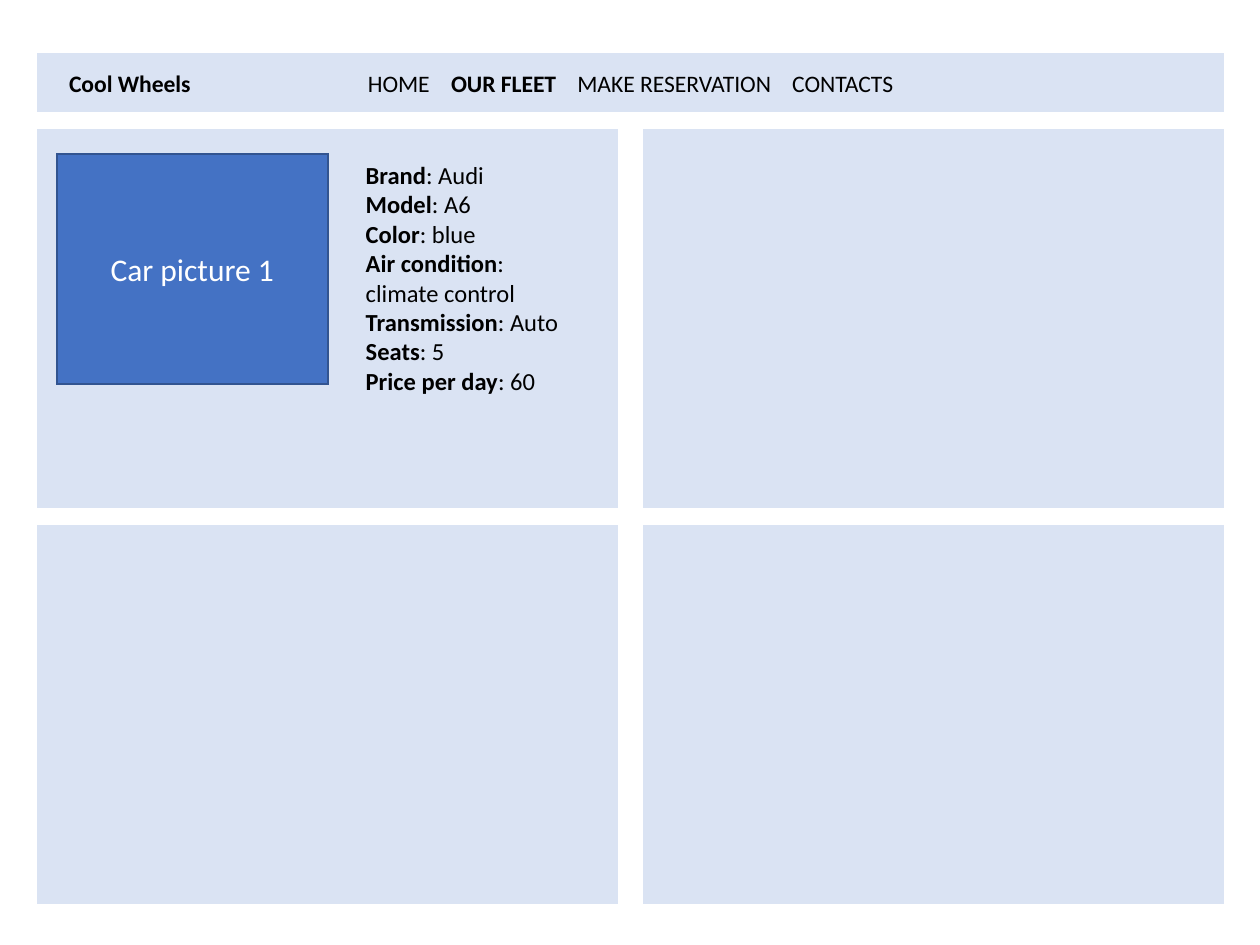
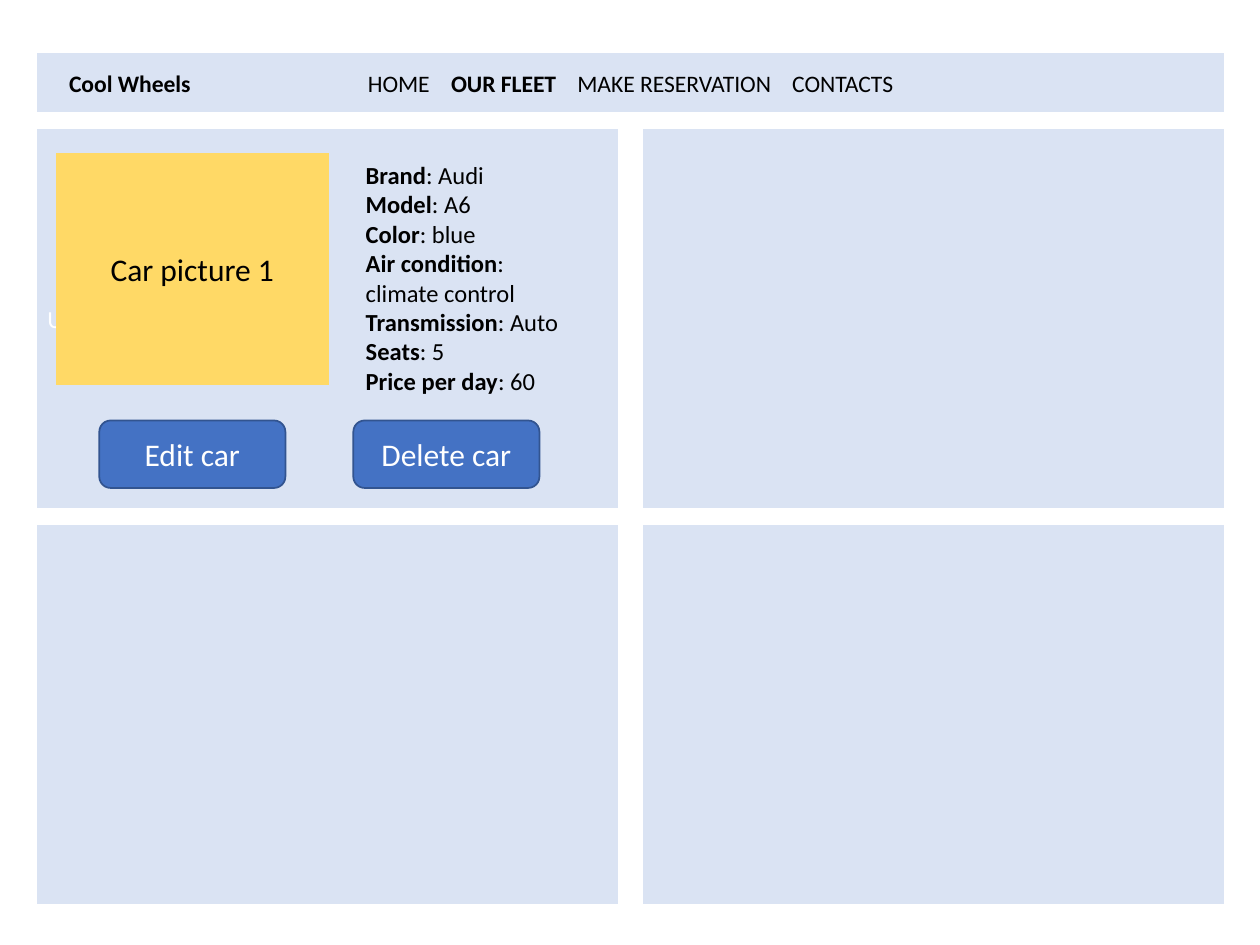
Before and after one commit to maryamalwash/FSWD-php-day04, a slide deck: slide 3 of challenge/Challange design.pptx. Drawn at 1260x945 pixels with LibreOffice and Linux fonts; fonts in the diff are those of the drawing. Boxes give left, top, right and bottom in pixels: in the first picture for what was removed or moved away, otherwise in the second. Text is boxed around its words. In the diff, an @@ line names an element or a change of style, - is before the commit and + after.

```diff
--- a/challenge/Challange design.pptx
+++ b/challenge/Challange design.pptx
@@ rectangle "Car picture 1" at <box>57,154,328,384</box>: text colour #FFFFFF to #000000; fill #4472C4 to #FFD966; outline #325491 1 pt to #FFD966 1 pt @@
@@ text in rectangle at <box>47,308,93,334</box>: text added @@
+User input
@@ rounded rectangle added at <box>100,421,286,488</box>, fill #4472C4, outline #325491 1 pt, 18 pt, text #FFFFFF @@
+Edit car
@@ rounded rectangle added at <box>353,421,539,488</box>, fill #4472C4, outline #325491 1 pt, 18 pt, text #FFFFFF @@
+Delete car
```
Also in this commit, not shown: 2 other slides changed, 1 slide added, 1 other file.
